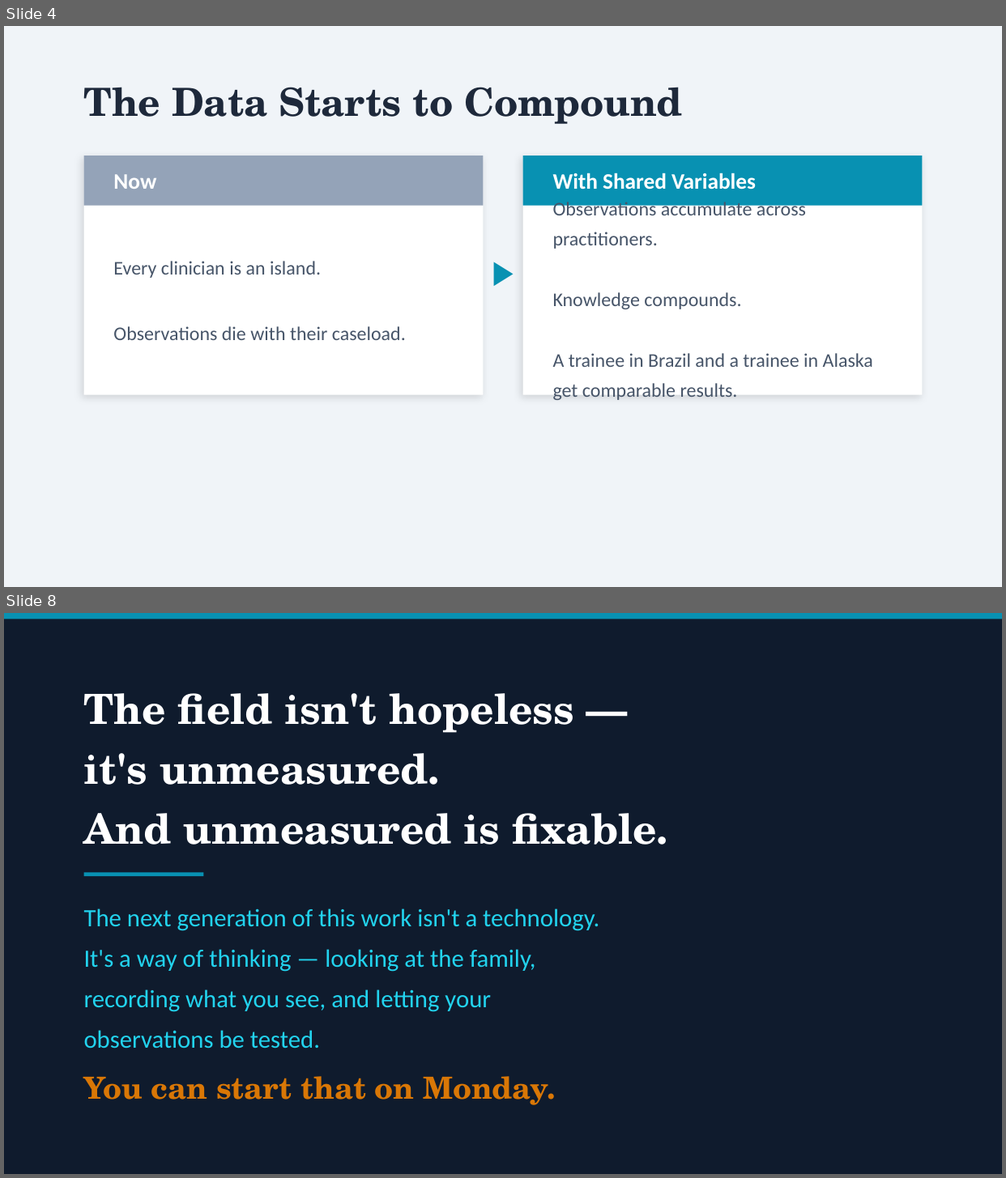
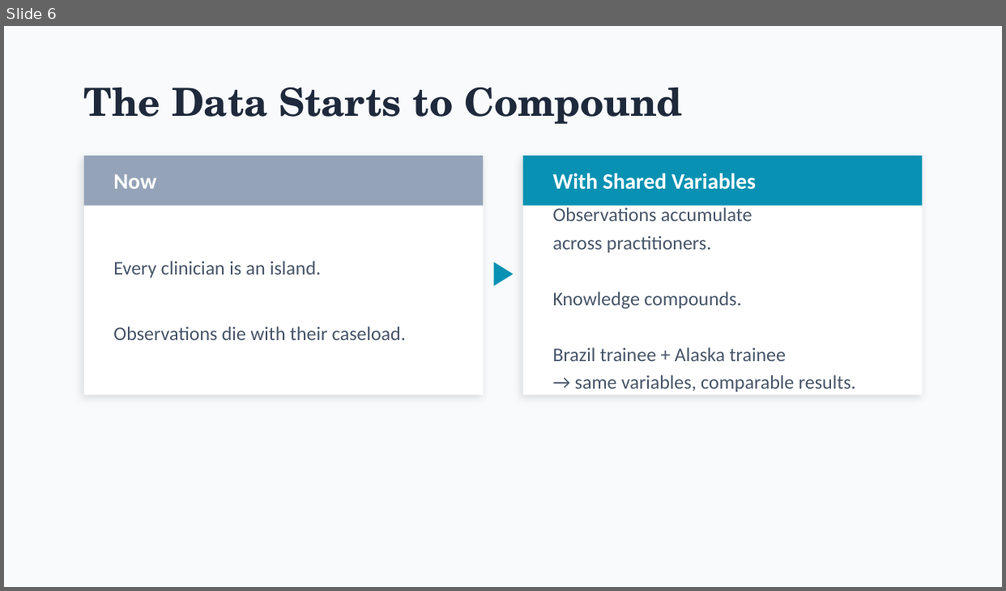
Before and after one commit to patrickkidd/ffrn-2026, a slide deck: 5-DATA_FUTURE_NEXT_GEN/5-Data-Future-Next-Gen.pptx. Shown one above the other, each under a label of ours: slides 4 and 8 before the commit, slide 6 after it; the slides between them are not shown. The pictures are 1006x1178 and 1006x591 pixels, drawn with LibreOffice and Linux fonts; fonts in the diff are those of the drawing. Boxes give left, top, right and bottom in pixels: in the first picture for what was removed or moved away, otherwise in the second. Text is boxed around its words. In the diff, an @@ line names an element or a change of style, - is before the commit and + after.

```diff
--- a/5-DATA_FUTURE_NEXT_GEN/5-Data-Future-Next-Gen.pptx
+++ b/5-DATA_FUTURE_NEXT_GEN/5-Data-Future-Next-Gen.pptx
@@ slide 8 removed at (x1=4, y1=613, x2=1002, y2=1174), background #0F1B2D @@
@@ rectangle removed at (x1=4, y1=613, x2=1002, y2=619) @@
@@ text removed at (x1=84, y1=693, x2=668, y2=845) @@
-The field isn't hopeless —
-it's unmeasured.
-And unmeasured is fixable.
@@ rectangle removed at (x1=84, y1=872, x2=203, y2=876) @@
@@ text removed at (x1=84, y1=909, x2=599, y2=1049) @@
-The next generation of this work isn't a technology.
-It's a way of thinking — looking at the family,
-recording what you see, and letting your
-observations be tested.
@@ text removed at (x1=84, y1=1076, x2=555, y2=1105) @@
-You can start that on Monday.
@@ what was slide 4 is now slide 6 @@
@@ slide 6 changed as well @@
@@ background #F0F4F8 to #F8FAFC @@
@@ text at (x1=553, y1=205, x2=752, y2=253): text changed @@
-Observations accumulate across practitioners.
+Observations accumulate
+across practitioners.
@@ text at (x1=553, y1=348, x2=856, y2=392): text changed @@
-A trainee in Brazil and a trainee in Alaska get comparable results.
+Brazil trainee + Alaska trainee
+→ same variables, comparable results.
```
Also in this commit, not shown: 3 other slides changed, 8 slides added, 4 other slides removed, 4 other files.
